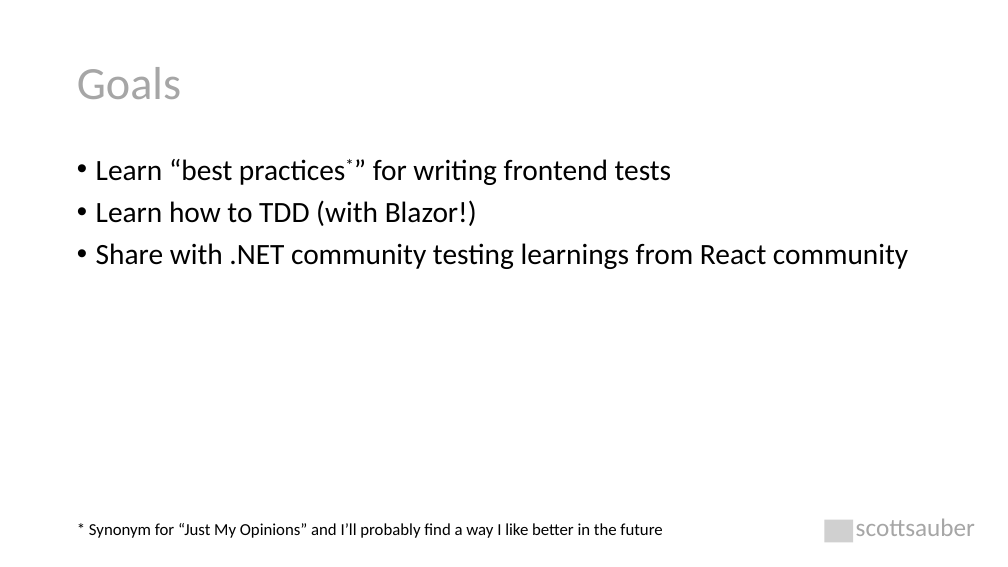
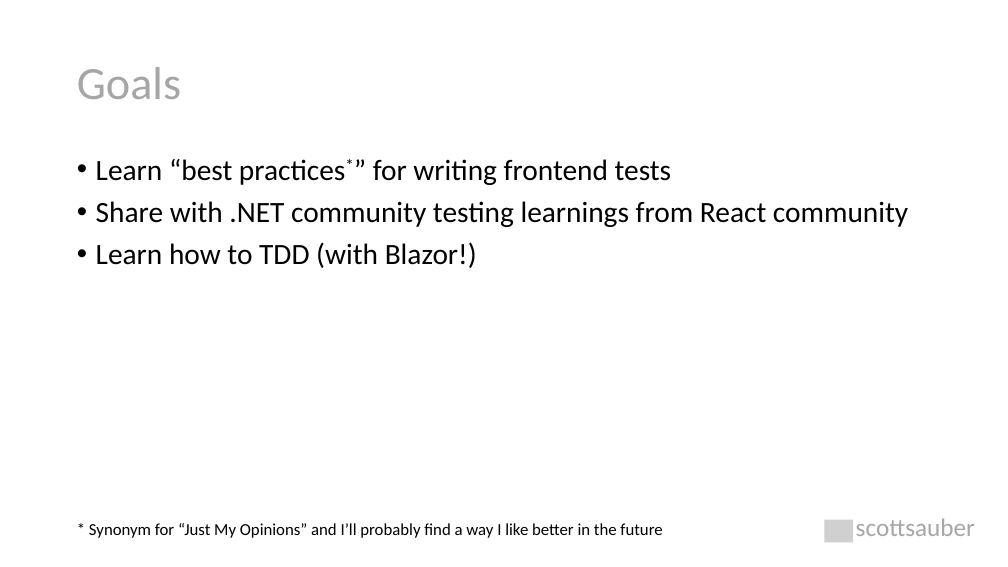
Before and after one commit to scottsauber/talks, a slide deck: slide 4 of 2023-11-09-JetBrains-TDDWithBlazor/TDD with Blazor.pptx. Drawn at 1008x567 pixels with LibreOffice and Linux fonts; fonts in the diff are those of the drawing; grey boxes stand for pictures. Boxes give left, top, right and bottom in pixels: in the first picture for what was removed or moved away, otherwise in the second. Text is boxed around its words. In the diff, an @@ line names an element or a change of style, - is before the commit and + after.

```diff
--- a/2023-11-09-JetBrains-TDDWithBlazor/TDD with Blazor.pptx
+++ b/2023-11-09-JetBrains-TDDWithBlazor/TDD with Blazor.pptx
@@ text at (96,201,908,227): paragraph added @@
+• Share with .NET community testing learnings from React community
@@ text at (96,243,908,269): paragraph removed @@
-• Share with .NET community testing learnings from React community
```
Also in this commit, not shown: 7 other slides changed, 4 slides added, 1 other file.
